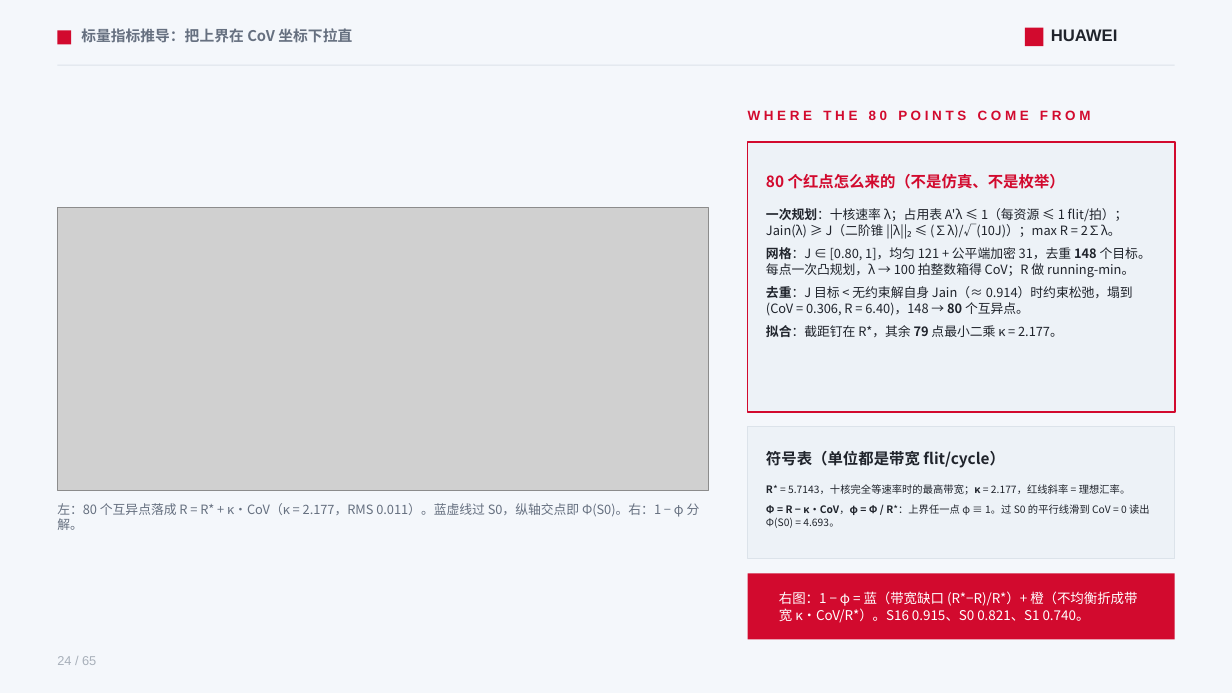
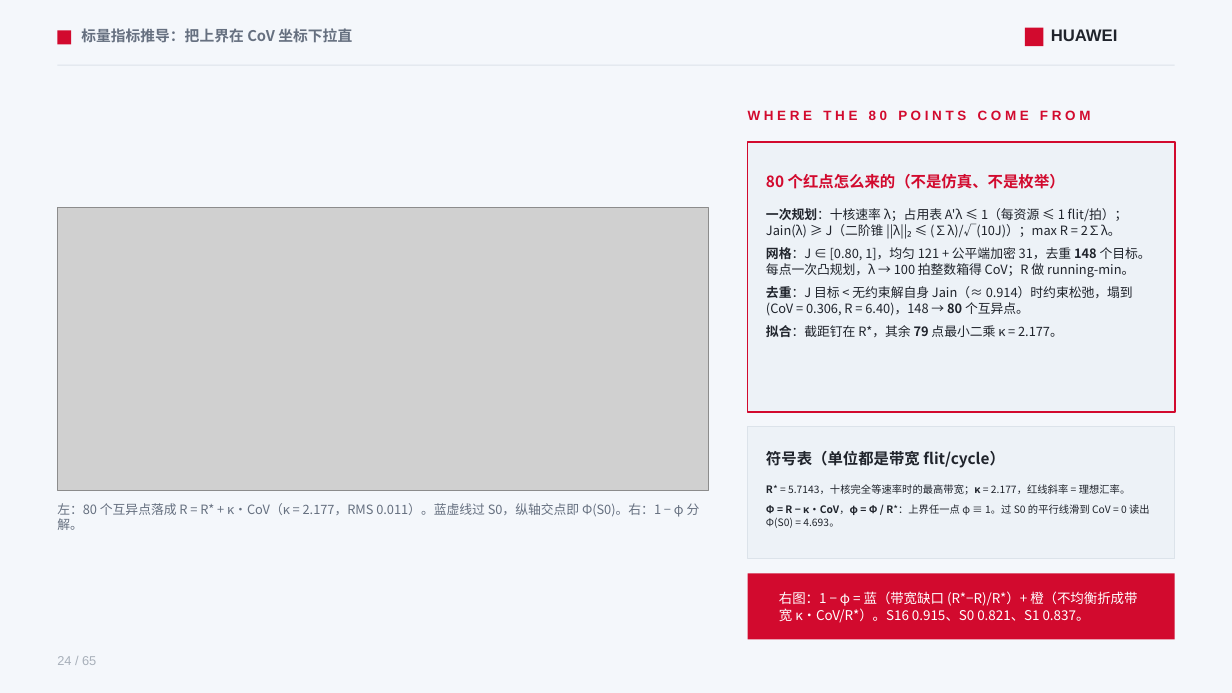
Before and after one commit to lukebest/booksim2, a slide deck: slide 24 of ppt/ring2-write-fairness.pptx. Drawn at 1232x693 pixels with LibreOffice and Linux fonts; fonts in the diff are those of the drawing; grey boxes stand for pictures. Boxes give left, top, right and bottom in pixels: in the first picture for what was removed or moved away, otherwise in the second. Text is boxed around its words. In the diff, an @@ line names an element or a change of style, - is before the commit and + after.

```diff
--- a/ppt/ring2-write-fairness.pptx
+++ b/ppt/ring2-write-fairness.pptx
@@ text at (779,591,1137,623): text changed @@
-右图：1 − φ = 蓝（带宽缺口 (R*−R)/R*）+ 橙（不均衡折成带宽 κ·CoV/R*）。S16 0.915、S0 0.821、S1 0.740。
+右图：1 − φ = 蓝（带宽缺口 (R*−R)/R*）+ 橙（不均衡折成带宽 κ·CoV/R*）。S16 0.915、S0 0.821、S1 0.837。
```
Also in this commit, not shown: 12 other slides changed, 18 other files.
